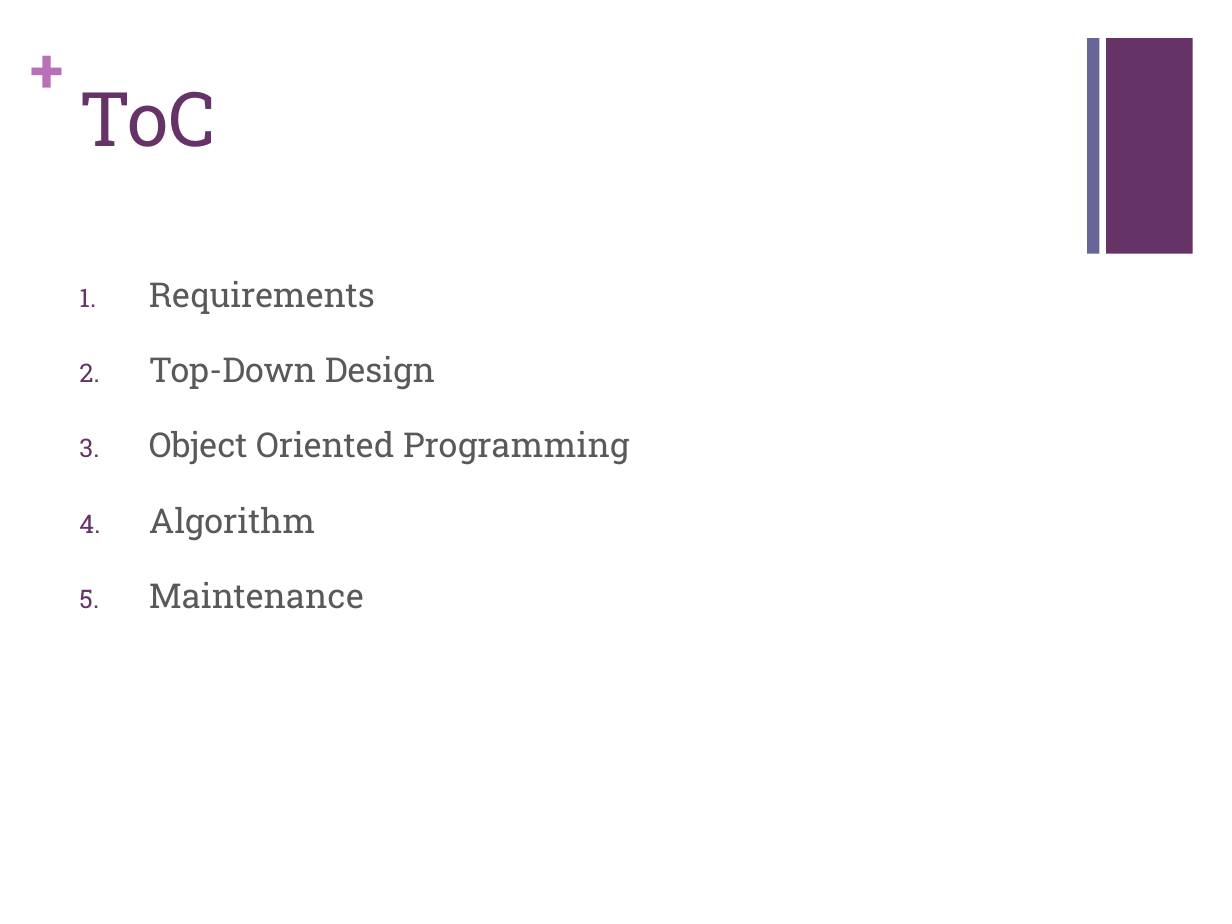
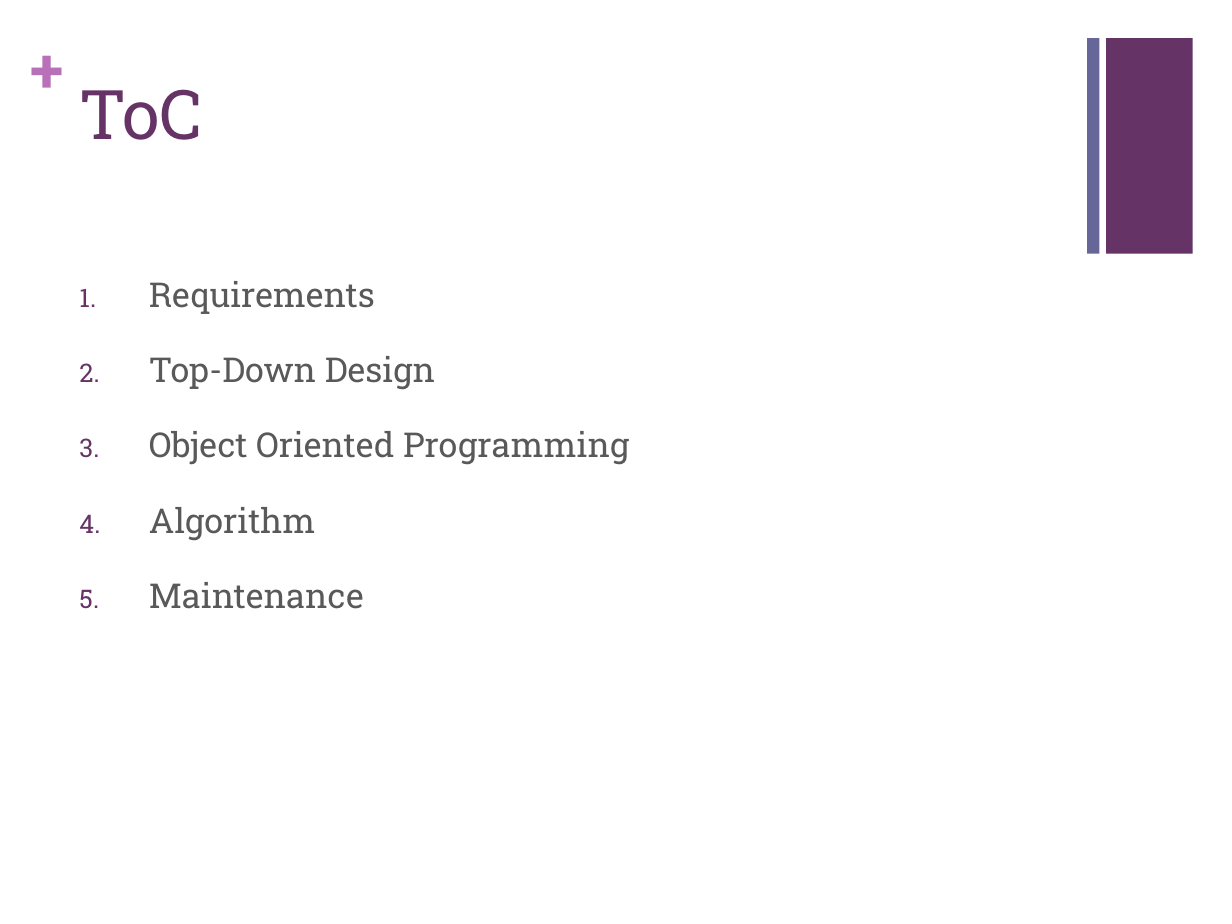
Before and after one commit to juangonzalez/Juan, a slide deck: slide 2 of BomberJuan.pptx. Drawn at 1232x924 pixels with LibreOffice and Linux fonts; fonts in the diff are those of the drawing. Boxes give left, top, right and bottom in pixels: in the first picture for what was removed or moved away, otherwise in the second. Text is boxed around its words. In the diff, an @@ line names an element or a change of style, - is before the commit and + after.

```diff
--- a/BomberJuan.pptx
+++ b/BomberJuan.pptx
@@ title "ToC" at bbox=[79, 89, 203, 140]: size 44 to 40 pt @@
```
Also in this commit, not shown: 5 other slides changed, 3 slides added, 3 other files.
